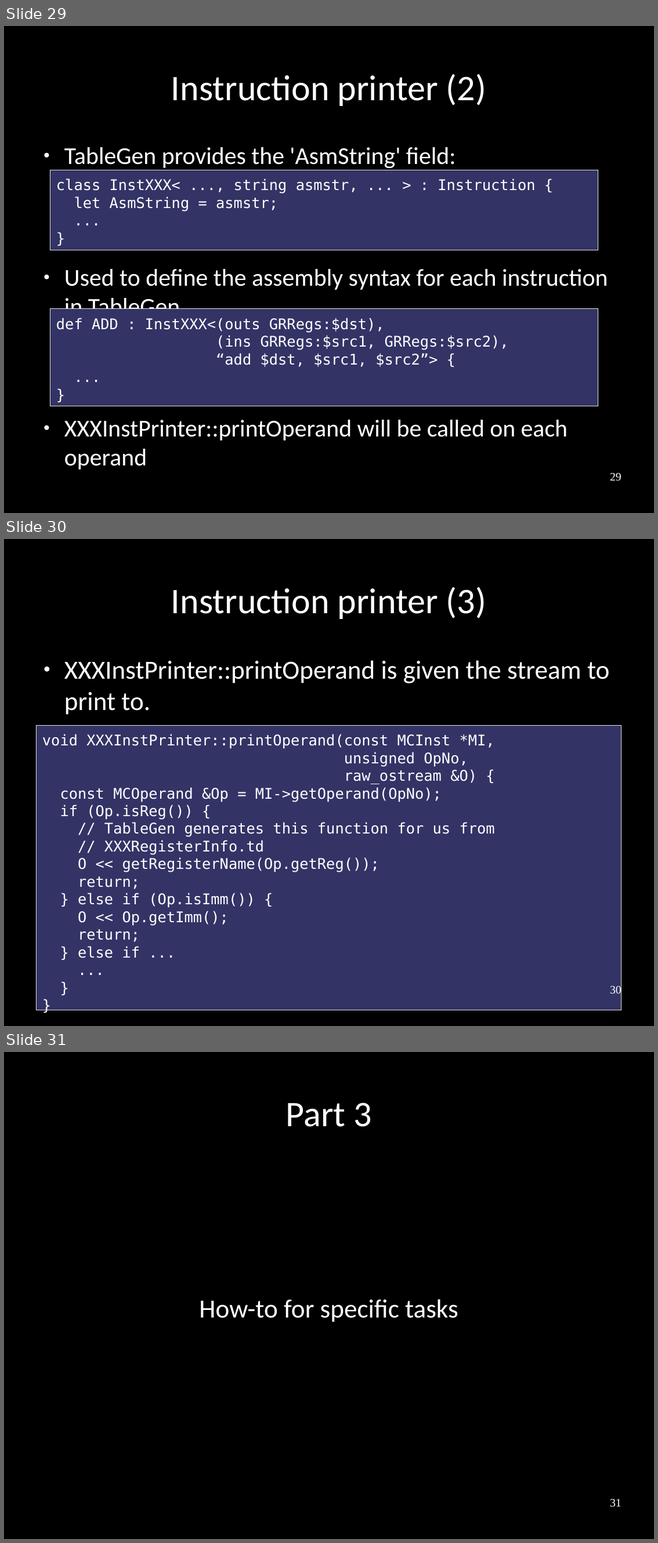
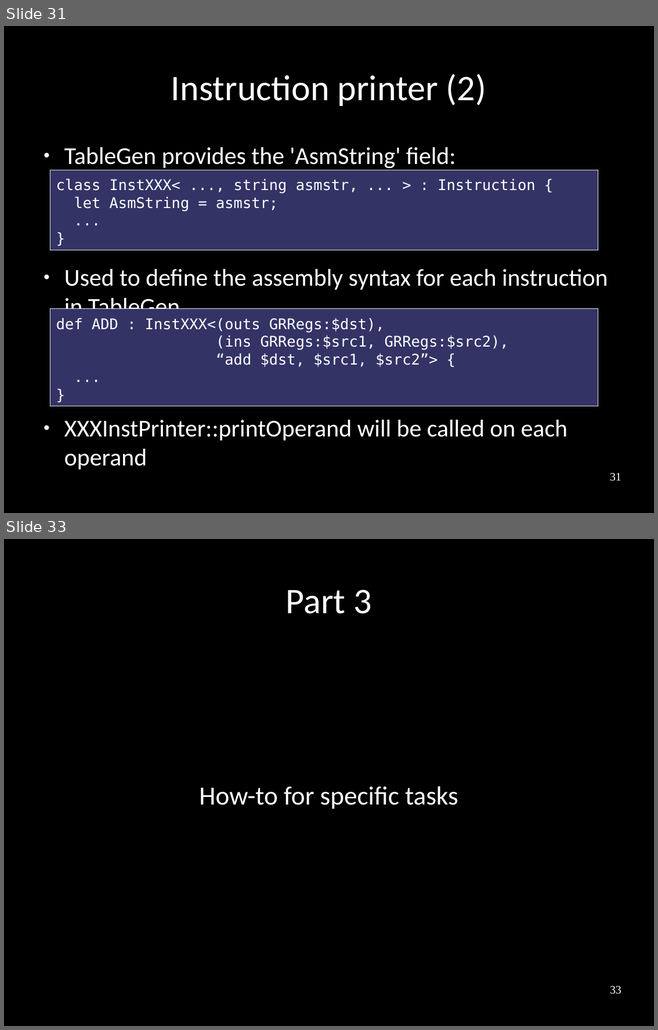
Before and after one commit to frasercrmck/llvm-leg, a slide deck: docs/Codeplay/Slides.odp. Shown one above the other, each under a label of ours: slides 29, 30 and 31 before the commit, slides 31 and 33 after it; the slides between them are not shown. The pictures are 658x1543 and 658x1030 pixels, drawn with LibreOffice and Linux fonts; fonts in the diff are those of the drawing. Boxes give left, top, right and bottom in pixels: in the first picture for what was removed or moved away, otherwise in the second. Text is boxed around its words. In the diff, an @@ line names an element or a change of style, - is before the commit and + after.

```diff
--- a/docs/Codeplay/Slides.odp
+++ b/docs/Codeplay/Slides.odp
@@ slide 30 removed at <box>4,539,654,1026</box>, background #000000 @@
@@ title removed at <box>171,587,486,619</box> @@
-Instruction printer (3)
@@ text removed at <box>64,660,609,715</box> @@
-● XXXInstPrinter::printOperand is given the stream to print to.
@@ rectangle removed at <box>36,725,621,1011</box> @@
-void XXXInstPrinter::printOperand(const MCInst *MI,
-unsigned OpNo,
-raw_ostream &O) {
-const MCOperand &Op = MI->getOperand(OpNo);
-if (Op.isReg()) {
-// TableGen generates this function for us from
-// XXXRegisterInfo.td
-O << getRegisterName(Op.getReg());
-return;
-} else if (Op.isImm()) {
-O << Op.getImm();
-return;
-} else if ...
-...
-}
-}
@@ page number removed at <box>610,985,621,997</box> @@
-30
@@ what was slide 29 is now slide 31 @@
@@ page number at <box>610,473,621,481</box>: text changed @@
-29
+31
@@ what was slide 31 is now slide 33 @@
@@ page number at <box>610,986,621,994</box>: text changed @@
-31
+33
```
Also in this commit, not shown: 11 slides changed, 6 slides added, 2 other slides removed.
